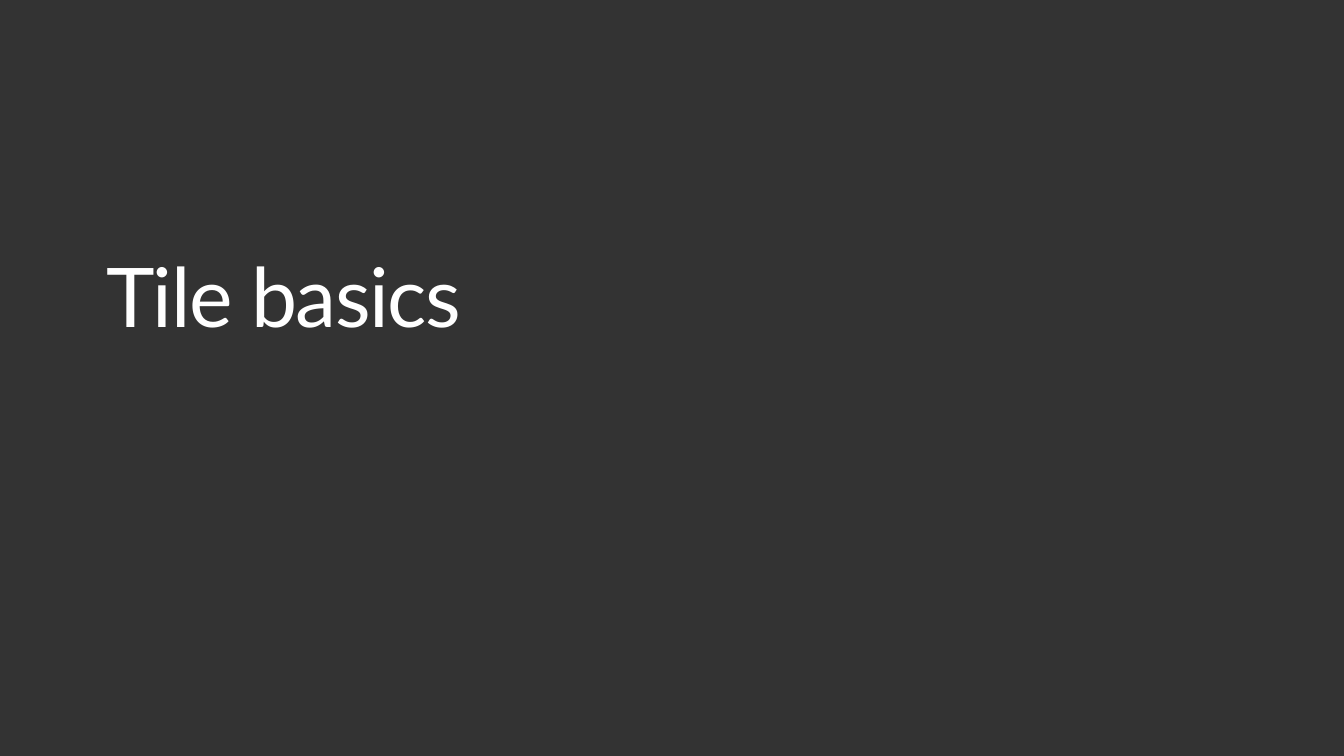
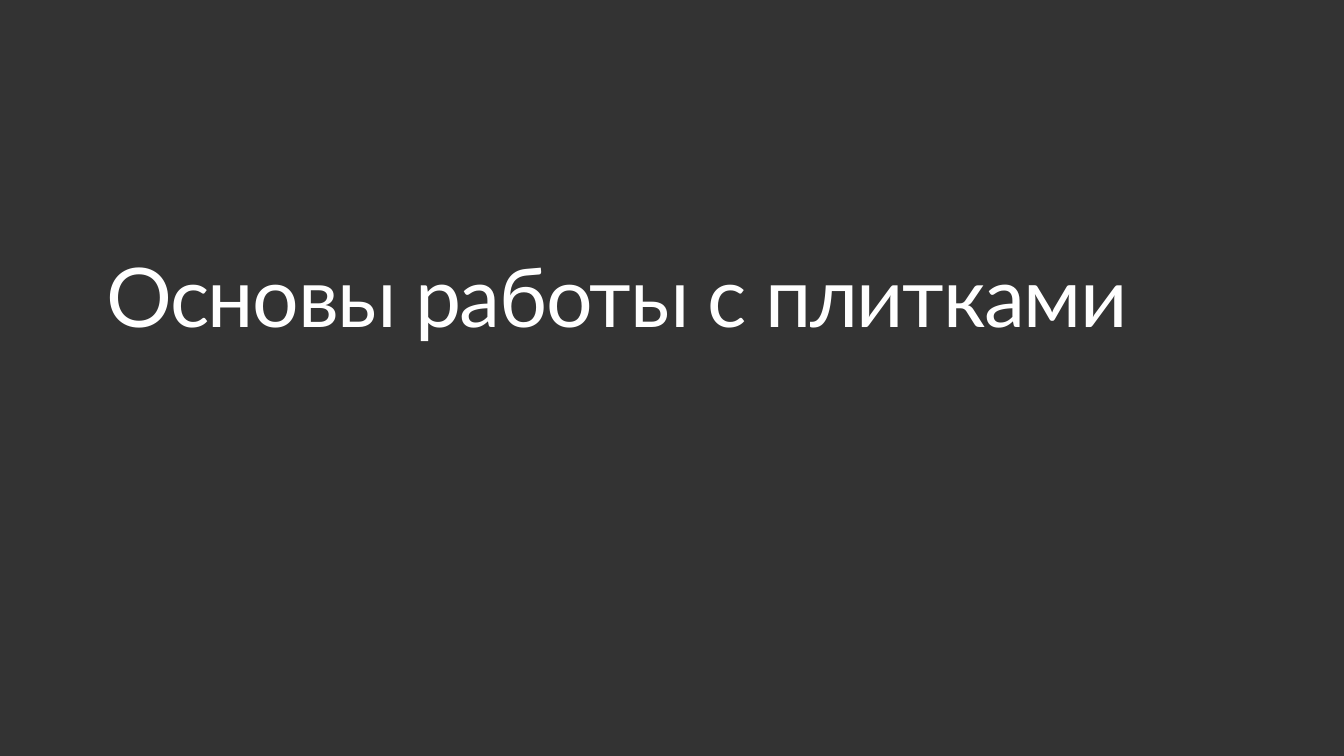
Before and after one commit to evangelism/WinDevWorkshop, a slide deck: slide 4 of !RU 03. Live Tiles and Notifications/03-Live Tiles and Notifications.pptx. Drawn at 1344x756 pixels with LibreOffice and Linux fonts; fonts in the diff are those of the drawing. Boxes give left, top, right and bottom in pixels: in the first picture for what was removed or moved away, otherwise in the second. Text is boxed around its words. In the diff, an @@ line names an element or a change of style, - is before the commit and + after.

```diff
--- a/!RU 03. Live Tiles and Notifications/03-Live Tiles and Notifications.pptx
+++ b/!RU 03. Live Tiles and Notifications/03-Live Tiles and Notifications.pptx
@@ title at <box>106,267,1128,341</box>: text changed @@
-Tile basics
+Основы работы с плитками
```
Also in this commit, not shown: 10 other slides changed, 1 slide added, 1 slide removed.
